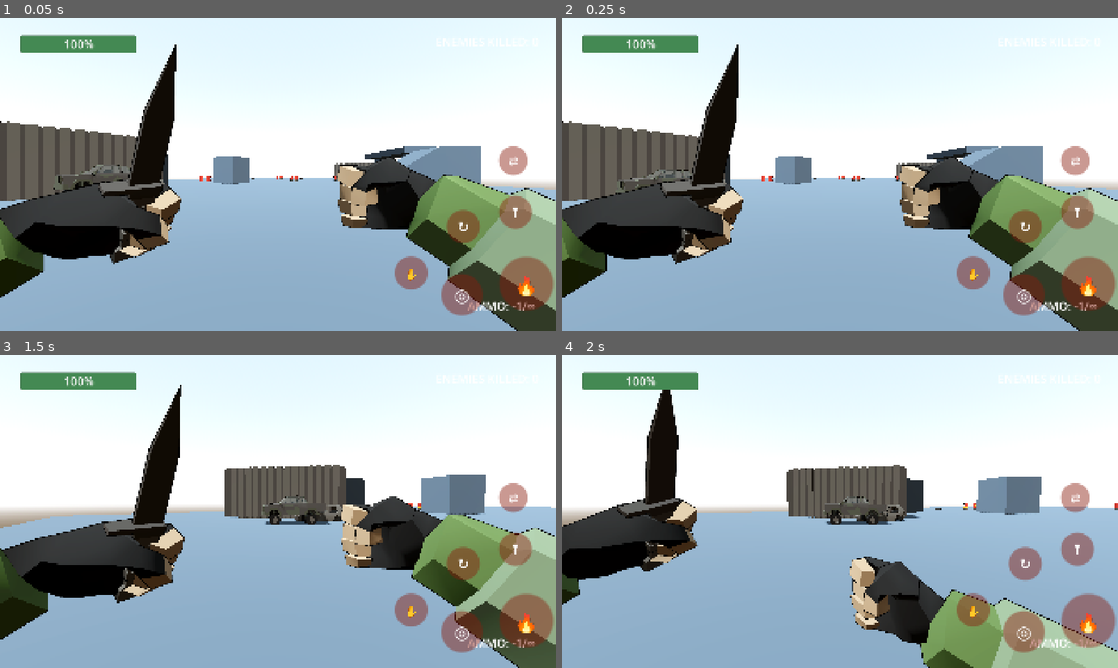
Above: before the commit, frames 1-4 (two rows, left to right).
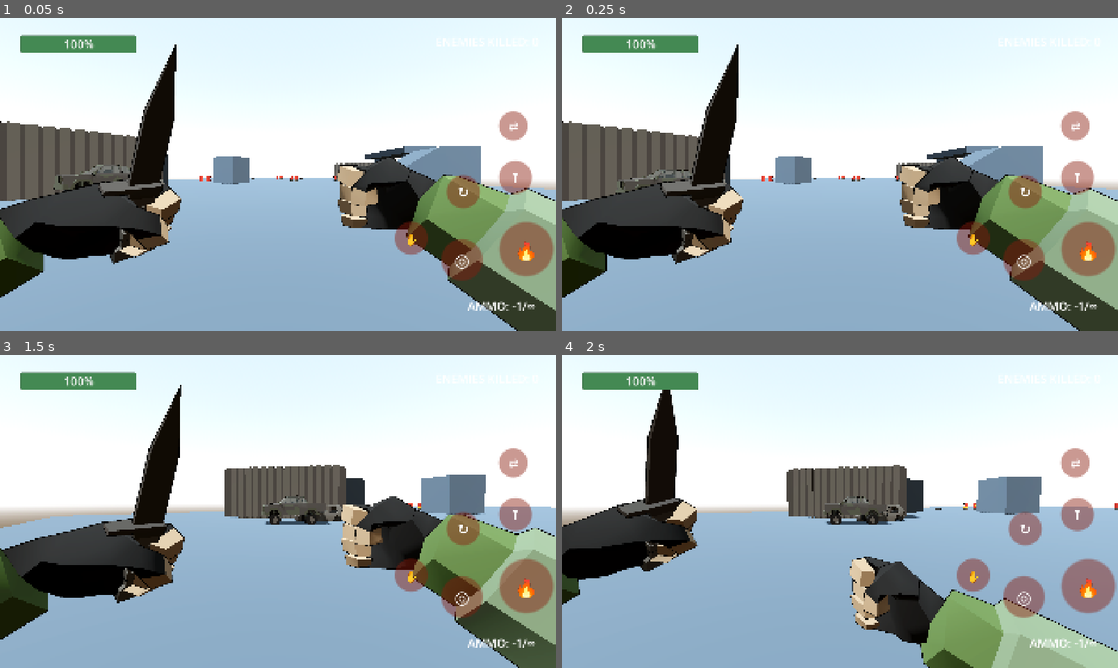
Above: after the commit, the same moments.

Repository: DIEGOHORVATTI/lampiao
Game: Godot game, scene res://main.tscn
Same seed, same stepped clock (60 frames per second), same inputs: the game is played once before the commit and once after it.
Inputs (mouse positions are in pixels of both pictures, inside the frame that each line leads up to):
- Up to frame 1 (0.05 s): no input
- Up to frame 2 (0.25 s): no input
- Up to frame 3 (1.5 s): move the mouse to (305, 511) at 0.52 s; hold F (activate) 0.53-1.28 s; hold W (forward) from 0.53 s (still down); right-click (305, 511) at 0.8 s; move the mouse to (250, 511) at 1.27 s; right-click (250, 511) at 1.35 s
- Up to frame 4 (2 s): keep holding W (forward); click (812, 511) at 1.55 s

The runs differ from the first frame. In frame 1, 6.9% of the frame differs, in the area x 71-100%, y 29-96%; in frame 2, 6.9%; in frame 3, 6.9%; in frame 4, 7.0%.

Commit message:
test: teste automatizado dos controles de toque

Diff:
--- a/common/touch/touch_controls.gd
+++ b/common/touch/touch_controls.gd
@@ -5,12 +5,12 @@
 const BUTTON_SIZE := 150.0
 const MOVE_ACTIONS := ["left", "right", "forward", "backward"]
 const BUTTONS := [
-	{"action": "fire", "label": "🔥", "anchor": Vector2(-200, -260), "scale": 1.3},
-	{"action": "aim_mode", "label": "◎", "anchor": Vector2(-400, -200), "scale": 1.0},
-	{"action": "jump", "label": "⤒", "anchor": Vector2(-200, -470), "scale": 0.8},
-	{"action": "reload", "label": "↻", "anchor": Vector2(-380, -420), "scale": 0.8},
-	{"action": "activate", "label": "✋", "anchor": Vector2(-560, -260), "scale": 0.8},
-	{"action": "weapon_change_next", "label": "⇄", "anchor": Vector2(-200, -640), "scale": 0.7},
+	{"action": "fire", "label": "🔥", "anchor": Vector2(-200, -380), "scale": 1.3},
+	{"action": "aim_mode", "label": "◎", "anchor": Vector2(-400, -320), "scale": 1.0},
+	{"action": "jump", "label": "⤒", "anchor": Vector2(-200, -590), "scale": 0.8},
+	{"action": "reload", "label": "↻", "anchor": Vector2(-380, -540), "scale": 0.8},
+	{"action": "activate", "label": "✋", "anchor": Vector2(-560, -380), "scale": 0.8},
+	{"action": "weapon_change_next", "label": "⇄", "anchor": Vector2(-200, -760), "scale": 0.7},
 ]
 
 var move_finger := -1
--- /dev/null
+++ b/tests/touch_test.gd
@@ -0,0 +1,75 @@
+extends Node
+
+var failures: Array[String] = []
+
+
+func _ready() -> void:
+	add_child(load("res://main.tscn").instantiate())
+	await _frames(30)
+
+	var touch := get_node_or_null("/root/TouchControls")
+	_check(touch != null, "TouchControls ativo")
+	var screen := get_viewport().get_visible_rect().size
+
+	_touch(0, Vector2(300, screen.y - 300), true)
+	_drag(0, Vector2(300, screen.y - 420), Vector2(0, -120))
+	await _frames(5)
+	_check(Input.get_action_strength("forward") > 0.9, "joystick para cima anda para frente")
+	_touch(0, Vector2(300, screen.y - 420), false)
+	await _frames(2)
+	_check(Input.get_action_strength("forward") == 0.0, "soltar o joystick para")
+
+	var pivot: Node3D = Global.player.camera_pivot
+	var yaw_before := pivot.rotation.y
+	_touch(1, Vector2(screen.x * 0.6, 300), true)
+	_drag(1, Vector2(screen.x * 0.6 + 100, 300), Vector2(100, 0))
+	await _frames(2)
+	_check(not is_equal_approx(pivot.rotation.y, yaw_before), "arrastar à direita gira a câmera")
+	_touch(1, Vector2(screen.x * 0.6 + 100, 300), false)
+
+	var fire_center := screen + Vector2(-200, -380) + Vector2(97, 97)
+	_touch(2, fire_center, true)
+	await _frames(2)
+	_check(Input.is_action_pressed("fire"), "tocar no 🔥 aciona fire")
+	_touch(2, fire_center, false)
+	_touch(0, Vector2(300, screen.y - 300), true)
+	await _frames(1)
+	_check(not Input.is_action_pressed("fire"), "toque fora do botão não atira")
+	_touch(0, Vector2(300, screen.y - 300), false)
+
+	get_viewport().get_texture().get_image().save_png(OS.get_environment("SHOT") if OS.has_environment("SHOT") else "user://touch.png")
+	for f in failures:
+		printerr("FALHOU: ", f)
+	print("touch_test: ", "OK" if failures.is_empty() else "%d falha(s)" % failures.size())
+	get_tree().quit(1 if failures else 0)
+
+
+func _check(ok: bool, name: String) -> void:
+	print(("  ✓ " if ok else "  ✗ ") + name)
+	if not ok:
+		failures.append(name)
+
+
+func _touch(index: int, position: Vector2, pressed: bool) -> void:
+	var e := InputEventScreenTouch.new()
+	e.index = index
+	e.position = _to_window(position)
+	e.pressed = pressed
+	Input.parse_input_event(e)
+
+
+func _drag(index: int, position: Vector2, relative: Vector2) -> void:
+	var e := InputEventScreenDrag.new()
+	e.index = index
+	e.position = _to_window(position)
+	e.relative = _to_window(relative)
+	Input.parse_input_event(e)
+
+
+func _to_window(point: Vector2) -> Vector2:
+	return point * Vector2(DisplayServer.window_get_size()) / get_viewport().get_visible_rect().size
+
+
+func _frames(n: int) -> void:
+	for i in n:
+		await get_tree().process_frame
--- /dev/null
+++ b/tests/touch_test.tscn
@@ -0,0 +1,6 @@
+[gd_scene format=3]
+
+[ext_resource type="Script" path="res://tests/touch_test.gd" id="1"]
+
+[node name="TouchTest" type="Node"]
+script = ExtResource("1")
Not shown, added: common/touch/touch_controls.gd.uid
Not shown, changed: resources/textures/decal_bloodsplash_1.png.import
Not shown, changed: resources/textures/decal_bullethole_1.png.import
Not shown, changed: resources/textures/decal_clawmark_1.png.import
Not shown, changed: resources/textures/muzzle_flash_fps_1.png.import
